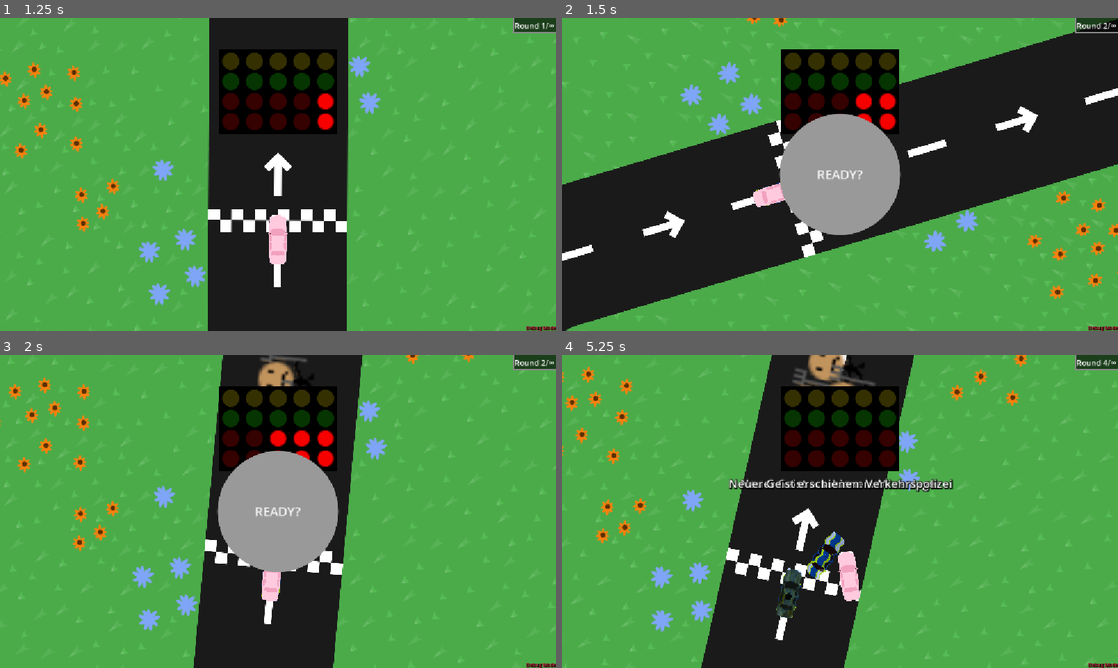
Above: before the commit, frames 1-4 (two rows, left to right).
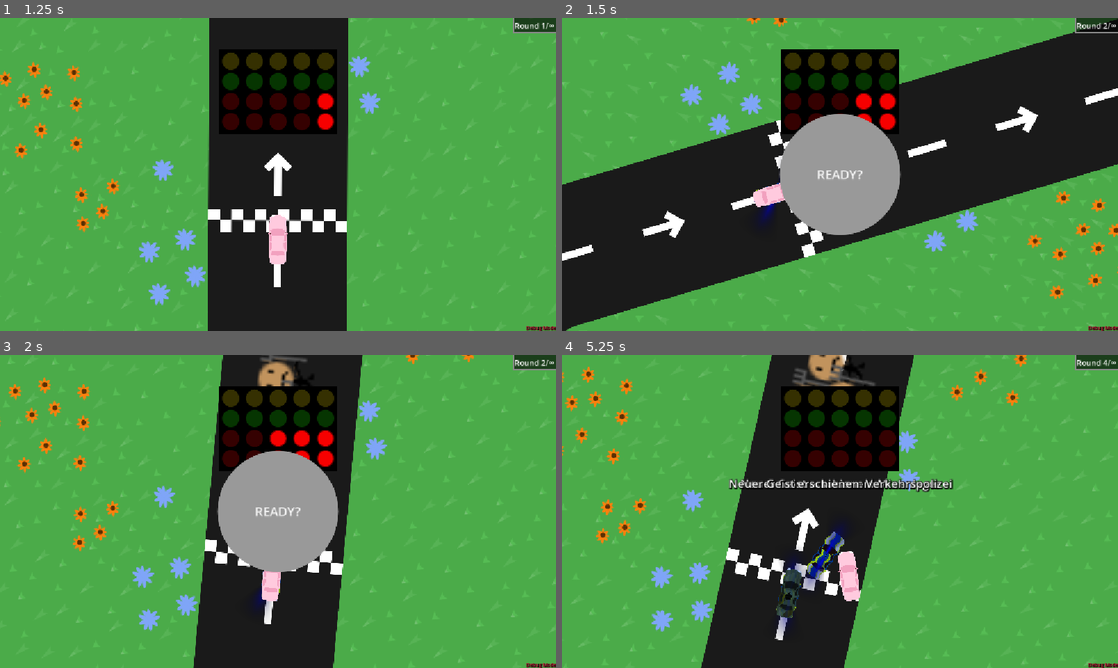
Above: after the commit, the same moments.

Repository: KIT-GameJam/dattel-jam
Game: Godot game, scene res://core/game_manager.tscn
Same seed, same stepped clock (60 frames per second), same inputs: the game is played once before the commit and once after it. Sound files missing from this copy of the repository are replaced by a short silence.
Inputs (mouse positions are in pixels of both pictures, inside the frame that each line leads up to):
- Up to frame 1 (1.25 s): click "READY?" at 0.5 s
- Up to frame 2 (1.5 s): move the mouse to (962, 158) at 1.27 s; hold D (right) from 1.28 s (still down); tap Space (temp_reach_goal) at 1.35 s
- Up to frame 3 (2 s): keep holding D (right)
- Up to frame 4 (5.25 s): release D (right) at 2 s; click "READY?" at 2 s; move the mouse to (728, 527) at 2.77 s; hold S (down) 2.78-3.53 s; tap Space (temp_reach_goal) every 0.75 s from 2.85 to 5.1 s; move the mouse to (895, 442) at 3.52 s; hold D (right) 3.53-4.28 s; move the mouse to (812, 574) at 4.27 s; hold W (up) 4.28-5.03 s; move the mouse to (1006, 558) at 5.02 s; hold A (left) from 5.03 s (still down)

Frame 1 is identical in both runs. In frame 2, 0.1% of the frame differs, in the area x 35-40%, y 44-66%; in frame 3, 0.1%; in frame 4, 0.6%, in the area x 38-51%, y 54-91%.

Commit message:
The real slim shader

Diff:
--- a/core/police_car.tscn
+++ b/core/police_car.tscn
@@ -2,10 +2,22 @@
 
 [ext_resource type="PackedScene" uid="uid://b3ykhry6s6m7d" path="res://core/ghost_car.tscn" id="1_725iu"]
 [ext_resource type="Texture2D" uid="uid://bq8y0o0tddff6" path="res://assets/car_police.svg" id="2_7vr5m"]
+[ext_resource type="Shader" uid="uid://dcuqwfyualrwm" path="res://core/police_car_lights.gdshader" id="3_f3jys"]
 
 [sub_resource type="SegmentShape2D" id="SegmentShape2D_725iu"]
 a = Vector2(-64, 0)
 b = Vector2(64, 0)
+
+[sub_resource type="ShaderMaterial" id="ShaderMaterial_4jq5w"]
+shader = ExtResource("3_f3jys")
+
+[sub_resource type="Gradient" id="Gradient_rul1k"]
+offsets = PackedFloat32Array(1)
+colors = PackedColorArray(1, 1, 1, 1)
+
+[sub_resource type="GradientTexture1D" id="GradientTexture1D_plrnn"]
+gradient = SubResource("Gradient_rul1k")
+width = 1
 
 [node name="PoliceCar" unique_id=721211325 instance=ExtResource("1_725iu")]
 ghost_name = "Verkehrspolizei"
@@ -20,3 +32,8 @@
 [node name="CollisionShape2D" type="CollisionShape2D" parent="Barrier" index="0" unique_id=211625945]
 position = Vector2(0, -10)
 shape = SubResource("SegmentShape2D_725iu")
+
+[node name="Lights" type="Sprite2D" parent="." index="3" unique_id=356564473]
+material = SubResource("ShaderMaterial_4jq5w")
+scale = Vector2(77.833336, 77.833336)
+texture = SubResource("GradientTexture1D_plrnn")
--- /dev/null
+++ b/core/police_car_lights.gdshader
@@ -0,0 +1,15 @@
+shader_type canvas_item;
+
+float get_light(vec2 v, float d, float s) {
+	vec2 dir = v / d;
+	float angle = dir.y > 0.0 ? acos(dir.x) : -acos(dir.x);
+	angle += TIME * s * 4.;
+	angle = mod(angle, PI);
+	return (angle < 1.) ? pow(1.0 - abs(.5 - angle) * 2., .8) * (.6 - d) * 1.8 : 0.;
+}
+
+void fragment() {
+	vec2 v = (UV - vec2(.5)) * 2.;
+	float d = length(v);
+	COLOR = get_light(v, d, 1.) * vec4(0.,0.,1.,1.);
+}
Not shown, added: core/police_car_lights.gdshader.uid
